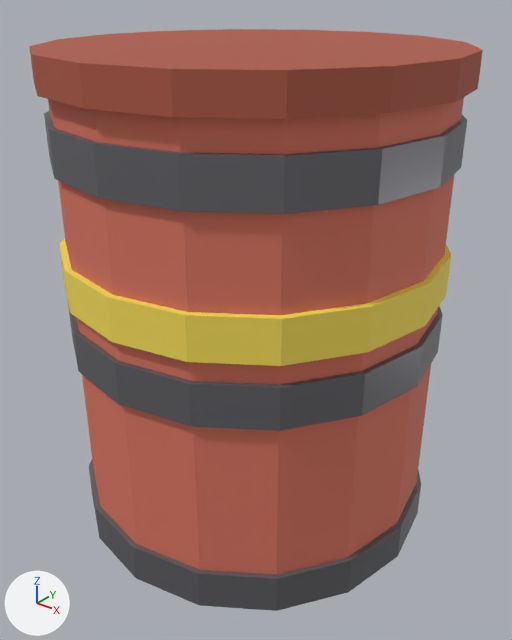
An edit to the glTF model assets/models/obstacles/explosive_barrel.glb, drawn before and after from the same camera.
One viewpoint serves both versions: a 50 mm camera at (0.412, -0.513, 0.308) aimed at (0.007, -0.007, -0.006). Every picture has the same lights, and +X, +Y and +Z are marked at lower left. The picture after the commit comes second.

Objects in the first picture: 'explosive_barrel'.
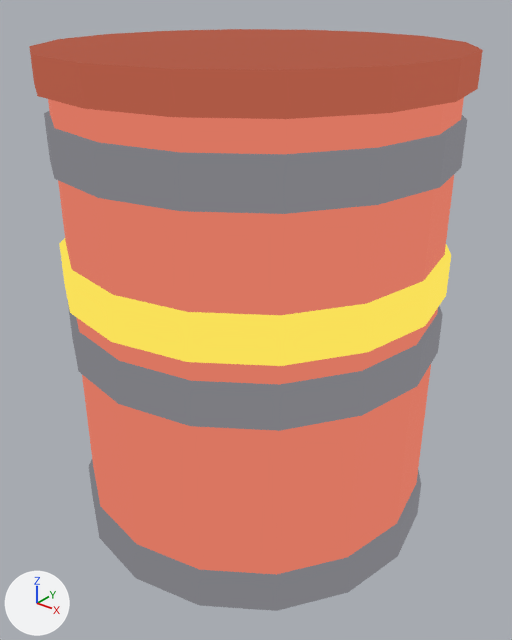
Where the change shows, as pixel boxes (x1, y1, x2, y2) in the pictures (512 x 640 px):
'explosive_barrel', recoloured, surface changed (lighter): (29, 29, 483, 611) in both

The change in detail:
Material 'BarrelRed' (mat_barrelred) changes colour from red #da7661 to black #000000; in linear values from (0.7, 0.18, 0.12) to (0.0, 0.0, 0.0).
In material 'BarrelRed' (mat_barrelred), emission_strength is now set to 1.0.
In material 'BarrelRed' (mat_barrelred), emission_color is now set to (0.7, 0.18, 0.12), red #da7661.
In material 'BarrelRed' (mat_barrelred), metallic goes from 0.0 to 1.0.
Material 'BarrelRedDk' (mat_barrelreddk) changes colour from red #ad5945 to black #000000; in linear values from (0.42, 0.1, 0.06) to (0.0, 0.0, 0.0).
In material 'BarrelRedDk' (mat_barrelreddk), emission_strength is now set to 1.0.
In material 'BarrelRedDk' (mat_barrelreddk), emission_color is now set to (0.42, 0.1, 0.06), red #ad5945.
In material 'BarrelRedDk' (mat_barrelreddk), metallic goes from 0.0 to 1.0.
Material 'BarrelMetal' (mat_barrelmetal) changes colour from grey #7c7c81 to black #000000; in linear values from (0.2, 0.2, 0.22) to (0.0, 0.0, 0.0).
In material 'BarrelMetal' (mat_barrelmetal), metallic goes from 0.6 to 1.0.
In material 'BarrelMetal' (mat_barrelmetal), roughness goes from 0.4 to 1.0.
In material 'BarrelMetal' (mat_barrelmetal), emission_color is now set to (0.2, 0.2, 0.22), grey #7c7c81.
In material 'BarrelMetal' (mat_barrelmetal), emission_strength is now set to 1.0.
Material 'BarrelWarn' (mat_barrelwarn) changes colour from yellow #f9e159 to black #000000; in linear values from (0.95, 0.75, 0.1) to (0.0, 0.0, 0.0).
In material 'BarrelWarn' (mat_barrelwarn), emission_strength is now set to 1.0.
In material 'BarrelWarn' (mat_barrelwarn), metallic goes from 0.0 to 1.0.
